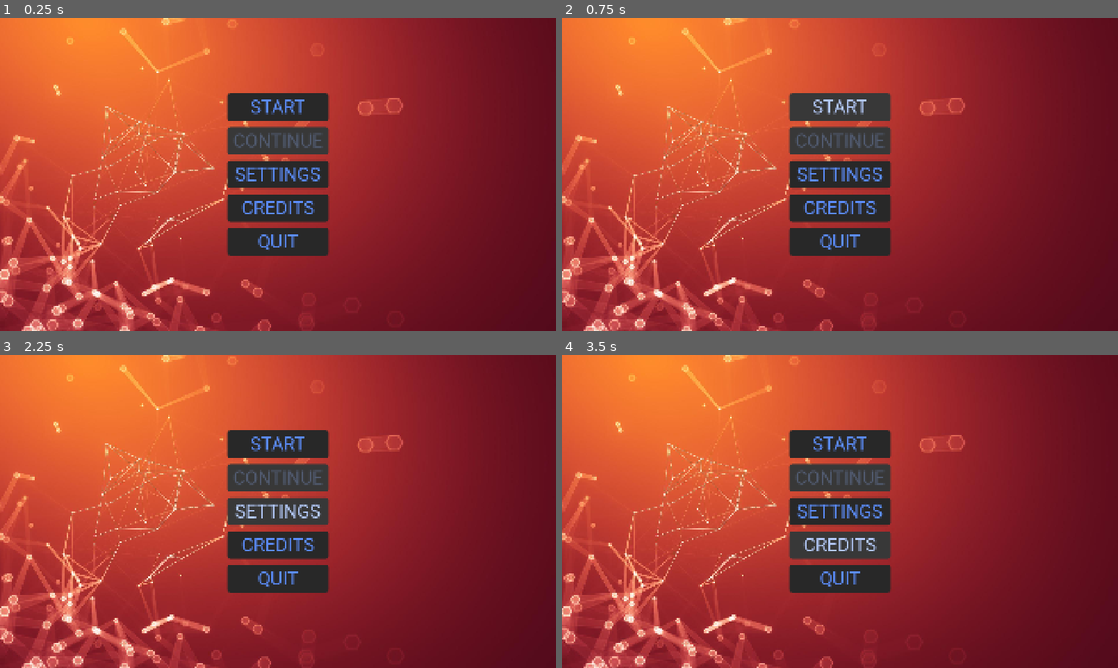
Above: before the commit, frames 1-4 (two rows, left to right).
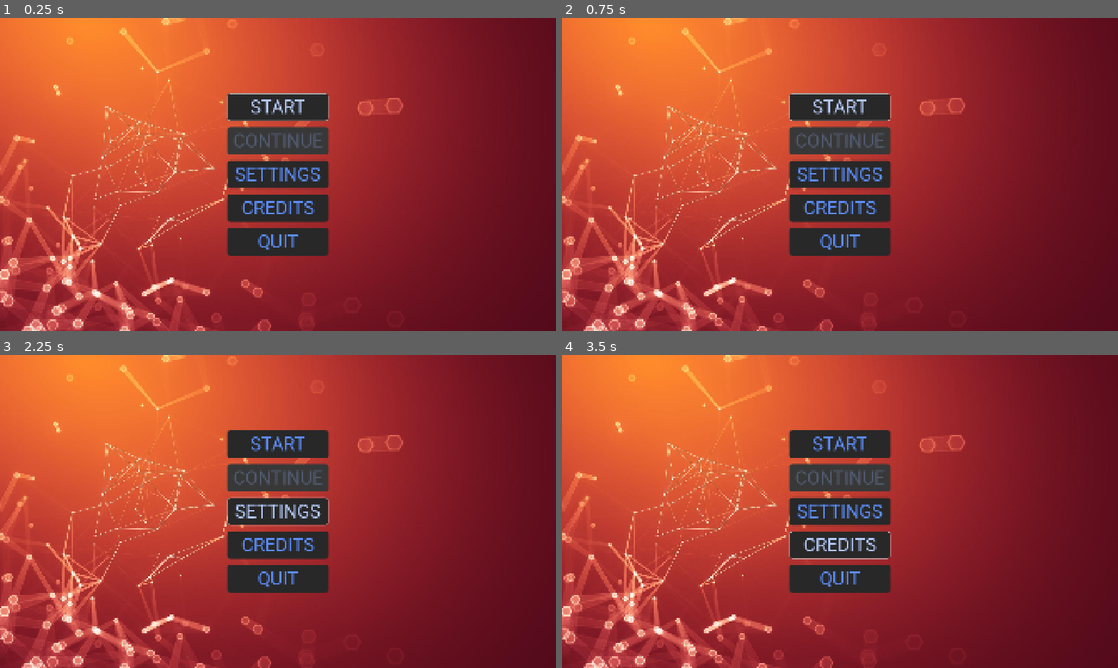
Above: after the commit, the same moments.

Repository: doruktuna/godot-template
Game: Godot game, scene res://ui/menus/main_menu.tscn
The game is run twice, just before and just after one commit, with the same random seed, the same clock (stepped at 60 frames per second) and the same inputs.
Inputs:
- Up to frame 1 (0.25 s): no input
- Up to frame 2 (0.75 s): click "START" at 0.5 s
- Up to frame 3 (2.25 s): click "START" at 1.25 s; click "SETTINGS" at 2 s
- Up to frame 4 (3.5 s): click "CREDITS" at 2.75 s

The runs differ from the first frame. In frame 1, 0.4% of the frame differs, in the area x 40-60%, y 24-33%; in frame 2, 0.1%; in frame 3, less than 0.1%; in frame 4, 0.1%.

Commit message:
FEAT: Ensure a button focus in main menu and setup gamepad navigation

Diff:
--- a/project.godot
+++ b/project.godot
@@ -33,6 +33,20 @@
 
 [input]
 
+ui_accept={
+"deadzone": 0.5,
+"events": [Object(InputEventKey,"resource_local_to_scene":false,"resource_name":"","device":16,"window_id":0,"alt_pressed":false,"shift_pressed":false,"ctrl_pressed":false,"meta_pressed":false,"pressed":false,"keycode":4194309,"physical_keycode":0,"key_label":0,"unicode":0,"location":0,"echo":false,"script":null)
+, Object(InputEventKey,"resource_local_to_scene":false,"resource_name":"","device":16,"window_id":0,"alt_pressed":false,"shift_pressed":false,"ctrl_pressed":false,"meta_pressed":false,"pressed":false,"keycode":4194310,"physical_keycode":0,"key_label":0,"unicode":0,"location":0,"echo":false,"script":null)
+, Object(InputEventKey,"resource_local_to_scene":false,"resource_name":"","device":16,"window_id":0,"alt_pressed":false,"shift_pressed":false,"ctrl_pressed":false,"meta_pressed":false,"pressed":false,"keycode":32,"physical_keycode":0,"key_label":0,"unicode":32,"location":0,"echo":false,"script":null)
+, Object(InputEventJoypadButton,"resource_local_to_scene":false,"resource_name":"","device":-1,"button_index":0,"pressure":0.0,"pressed":true,"script":null)
+]
+}
+ui_cancel={
+"deadzone": 0.5,
+"events": [Object(InputEventKey,"resource_local_to_scene":false,"resource_name":"","device":16,"window_id":0,"alt_pressed":false,"shift_pressed":false,"ctrl_pressed":false,"meta_pressed":false,"pressed":false,"keycode":4194305,"physical_keycode":0,"key_label":0,"unicode":0,"location":0,"echo":false,"script":null)
+, Object(InputEventJoypadButton,"resource_local_to_scene":false,"resource_name":"","device":-1,"button_index":1,"pressure":0.0,"pressed":true,"script":null)
+]
+}
 up={
 "deadzone": 0.2,
 "events": [Object(InputEventKey,"resource_local_to_scene":false,"resource_name":"","device":-1,"window_id":0,"alt_press …(192 unchanged characters)…
--- a/ui/main_theme.tres
+++ b/ui/main_theme.tres
@@ -1,13 +1,28 @@
 [gd_resource type="Theme" format=3 uid="uid://ddj8ug4cq20r3"]
 
 [ext_resource type="FontFile" uid="uid://btlmri3nnejjg" path="res://assets/fonts/Roboto-VariableFont_wdth,wght.ttf" id="1_g1fjd"]
+
+[sub_resource type="StyleBoxFlat" id="StyleBoxFlat_3xb56"]
+content_margin_left = 20.0
+content_margin_top = 10.0
+content_margin_right = 20.0
+content_margin_bottom = 10.0
+bg_color = Color(0.22, 0.22, 0.22, 1)
+corner_radius_top_left = 10
+corner_radius_top_right = 10
+corner_radius_bottom_right = 10
+corner_radius_bottom_left = 10
 
 [sub_resource type="StyleBoxFlat" id="StyleBoxFlat_g1fjd"]
 content_margin_left = 20.0
 content_margin_top = 10.0
 content_margin_right = 20.0
 content_margin_bottom = 10.0
-bg_color = Color(0.22, 0.22, 0.22, 1)
+bg_color = Color(0.15686275, 0.15686275, 0.15686275, 1)
+border_width_left = 2
+border_width_top = 2
+border_width_right = 2
+border_width_bottom = 2
 corner_radius_top_left = 10
 corner_radius_top_right = 10
 corner_radius_bottom_right = 10
--- /dev/null
+++ b/ui/menus/main_menu.gd
@@ -0,0 +1,17 @@
+class_name MainMenu
+extends Control
+
+@onready var start_button: Button = %StartButton
+@onready var continue_button: Button = %ContinueButton
+@onready var settings_button: Button = %SettingsButton
+@onready var credits_button: Button = %CreditsButton
+@onready var quit_button: Button = %QuitButton
+
+
+func _ready() -> void:
+	start_button.grab_focus()
+	quit_button.pressed.connect(_on_quit_button_pressed)
+
+
+func _on_quit_button_pressed() -> void:
+	get_tree().quit()
--- a/ui/menus/main_menu.tscn
+++ b/ui/menus/main_menu.tscn
@@ -1,6 +1,7 @@
 [gd_scene format=3 uid="uid://c14p3tv3084fc"]
 
 [ext_resource type="Texture2D" uid="uid://dapex8y1dbqel" path="res://ui/menus/main_menu_bg.jpg" id="1_5oih7"]
+[ext_resource type="Script" uid="uid://clguv6p0vb1y1" path="res://ui/menus/main_menu.gd" id="1_qc8qn"]
 
 [node name="MainMenu" type="Control" unique_id=2131397708]
 layout_mode = 3
@@ -9,6 +10,7 @@
 anchor_bottom = 1.0
 grow_horizontal = 2
 grow_vertical = 2
+script = ExtResource("1_qc8qn")
 
 [node name="Background" type="TextureRect" parent="." unique_id=2015924802]
 layout_mode = 1
@@ -36,27 +38,33 @@
 theme_override_constants/separation = 20
 
 [node name="StartButton" type="Button" parent="VBoxContainer" unique_id=1616854908]
+unique_name_in_owner = true
 layout_mode = 2
 theme_type_variation = &"MainMenuButton"
 text = "START"
 
 [node name="ContinueButton" type="Button" parent="VBoxContainer" unique_id=2022503464]
+unique_name_in_owner = true
 layout_mode = 2
+focus_mode = 0
 theme_type_variation = &"MainMenuButton"
 disabled = true
 text = "CONTINUE"
 
 [node name="SettingsButton" type="Button" parent="VBoxContainer" unique_id=1175780119]
+unique_name_in_owner = true
 layout_mode = 2
 theme_type_variation = &"MainMenuButton"
 text = "SETTINGS"
 
 [node name="CreditsButton" type="Button" parent="VBoxContainer" unique_id=1438221809]
+unique_name_in_owner = true
 layout_mode = 2
 theme_type_variation = &"MainMenuButton"
 text = "CREDITS"
 
 [node name="QuitButton" type="Button" parent="VBoxContainer" unique_id=1900349890]
+unique_name_in_owner = true
 layout_mode = 2
 theme_type_variation = &"MainMenuButton"
 text = "QUIT"
Not shown: 1 places in ui/main_theme.tres that only renumber resources
Not shown, added: ui/menus/main_menu.gd.uid
